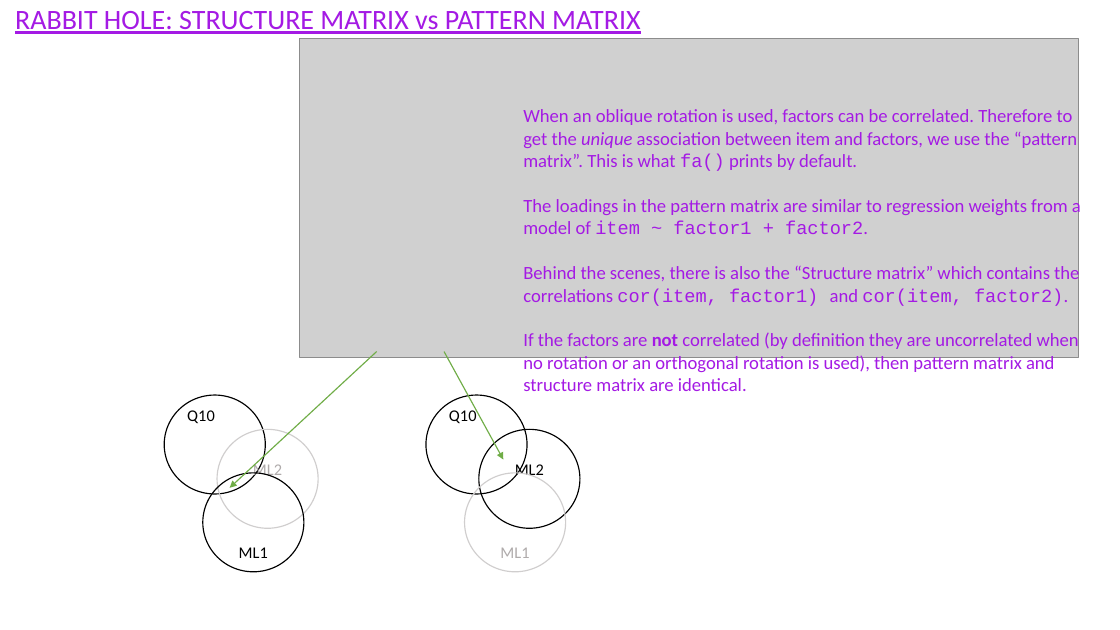
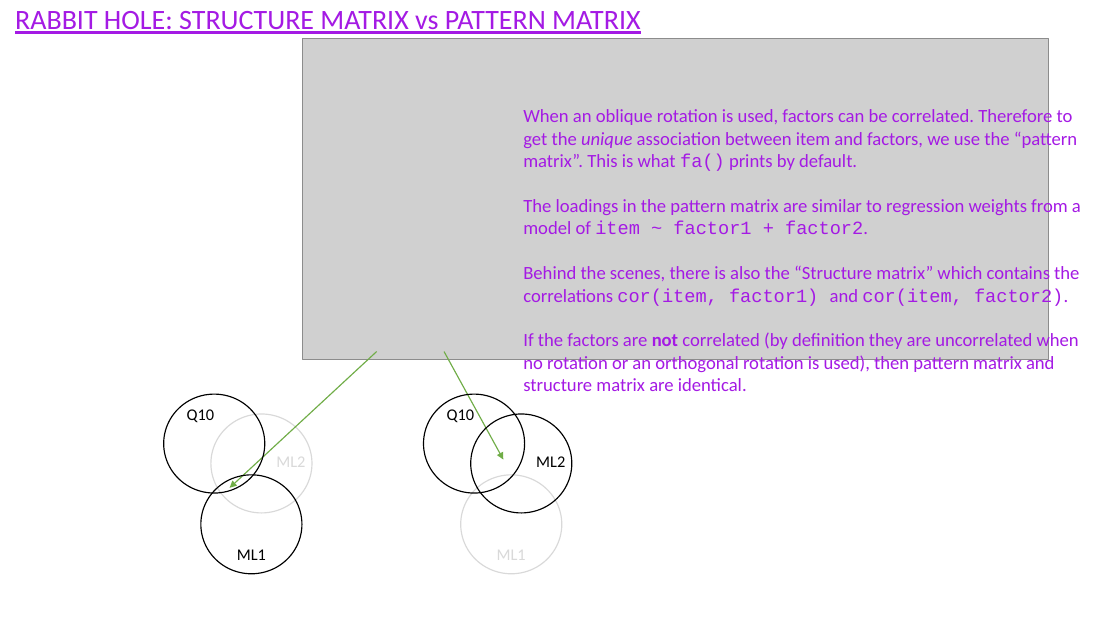
Before and after one commit to uoepsy/dapr3, a slide deck: slide 5 of dapr3_lectures/block2_fa/img_sandbox/efa_output_2627.pptx. Drawn at 1120x630 pixels with LibreOffice and Linux fonts; fonts in the diff are those of the drawing; grey boxes stand for pictures. Boxes give left, top, right and bottom in pixels: in the first picture for what was removed or moved away, otherwise in the second. Text is boxed around its words. In the diff, an @@ line names an element or a change of style, - is before the commit and + after.

```diff
--- a/dapr3_lectures/block2_fa/img_sandbox/efa_output_2627.pptx
+++ b/dapr3_lectures/block2_fa/img_sandbox/efa_output_2627.pptx
@@ picture: place and size @@
-picture at box(300, 39, 1079, 357)
+picture at box(302, 38, 1049, 359)
@@ ellipse added at box(211, 414, 312, 513), outline #D9D9D9 1 pt @@
@@ ellipse added at box(471, 414, 571, 513), outline #000000 1 pt @@
@@ text "ML2": place and size @@
-text "ML2" at box(217, 429, 318, 528)
+text "ML2" at box(276, 452, 305, 472)
@@ text "ML2" at box(276, 452, 305, 472): text colour #AFABAB to #D9D9D9; alignment centre to right; vertical alignment middle to top; outline #D0CECE 1 pt to none @@
@@ text "ML2": place and size @@
-text "ML2" at box(479, 429, 580, 528)
+text "ML2" at box(536, 456, 565, 467)
@@ text "ML2" at box(536, 456, 565, 467): alignment centre to right; vertical alignment middle to top; outline #000000 1 pt to none @@
@@ ellipse "ML1": place and size @@
-ellipse "ML1" at box(465, 473, 565, 572)
+ellipse "ML1" at box(460, 475, 561, 574)
@@ ellipse "ML1" at box(460, 475, 561, 574): text colour #AFABAB to #D9D9D9; outline #D0CECE 1 pt to #D9D9D9 1 pt @@
```
Also in this commit, not shown: 12 other slides changed, 31 other files.
